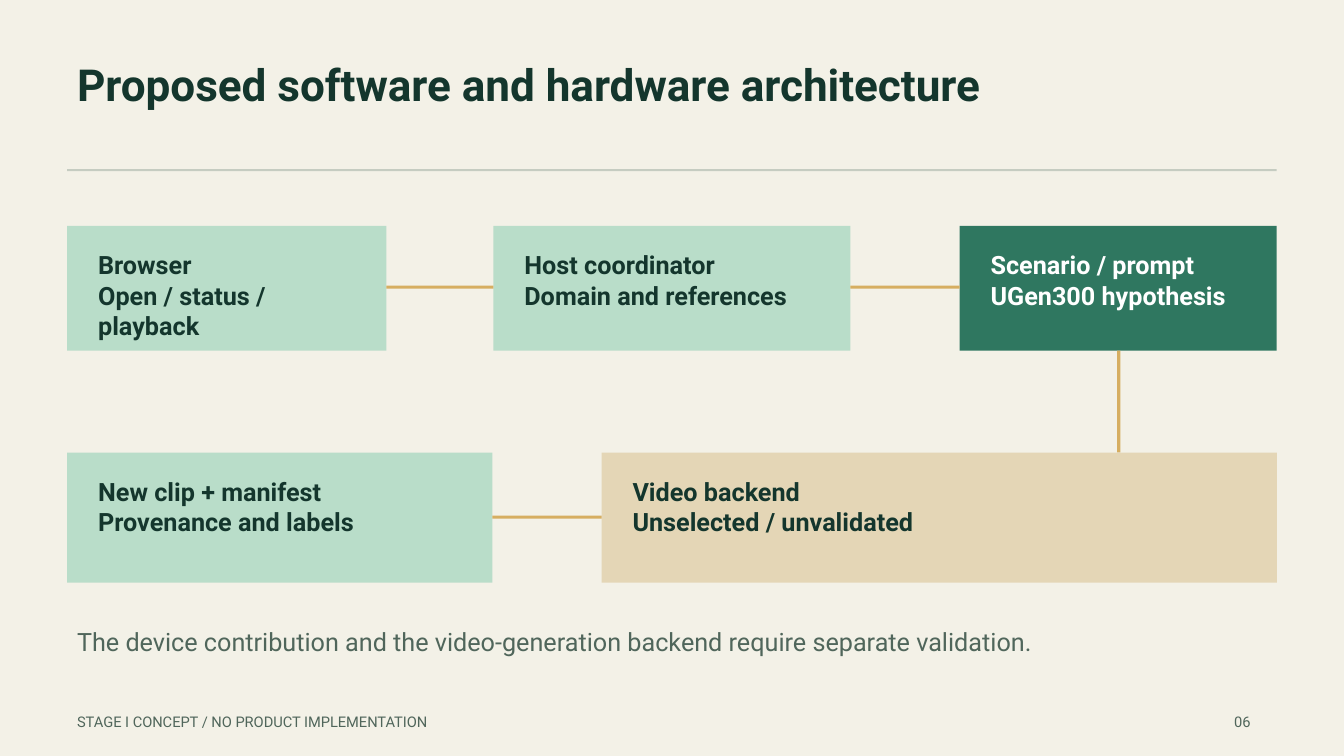
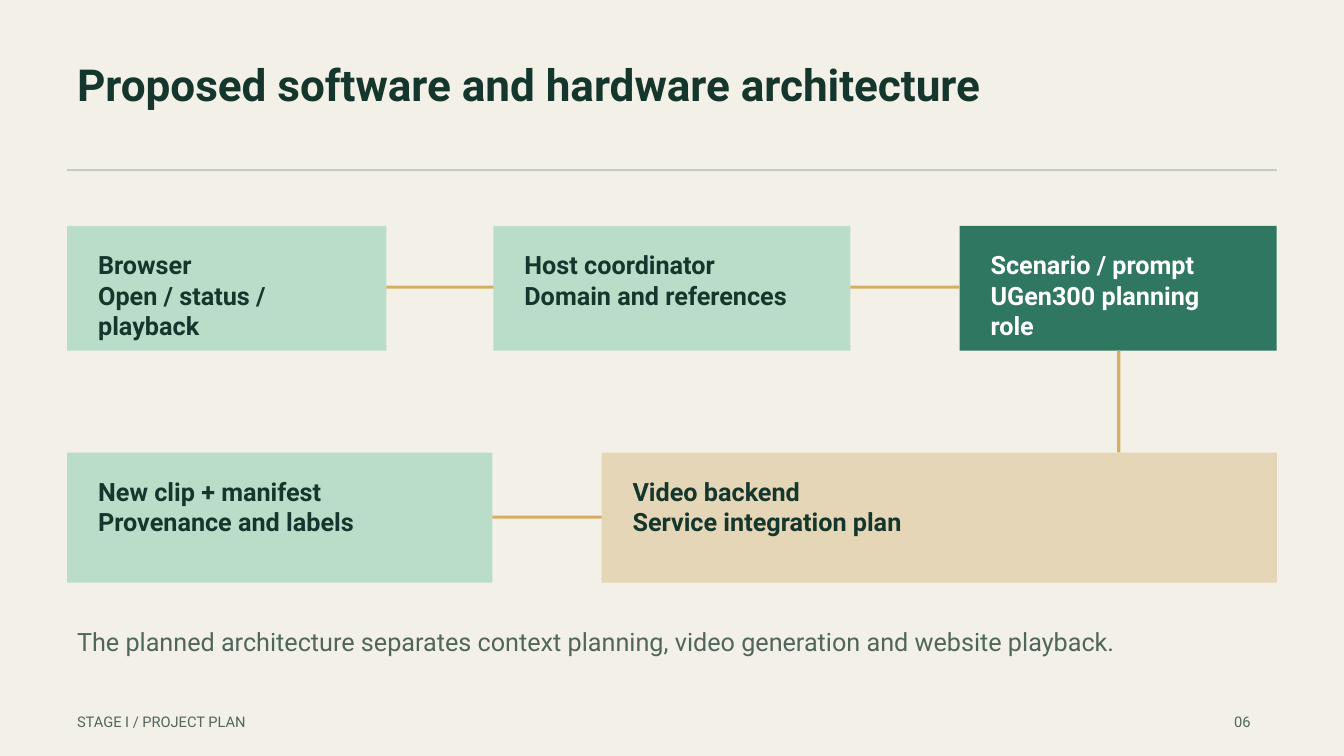
Before and after one commit to mkhsu2002/OnDemand-World-Observatory, a slide deck: slide 6 of deliverables/OnDemand-World-Observatory-Proposal.pptx. Drawn at 1344x756 pixels with LibreOffice and Linux fonts; fonts in the diff are those of the drawing. Boxes give left, top, right and bottom in pixels: in the first picture for what was removed or moved away, otherwise in the second. Text is boxed around its words. In the diff, an @@ line names an element or a change of style, - is before the commit and + after.

Commit message:
Align proposal materials with public website observation plan

```diff
--- a/deliverables/OnDemand-World-Observatory-Proposal.pptx
+++ b/deliverables/OnDemand-World-Observatory-Proposal.pptx
@@ text at [991,286,1200,336]: text changed @@
-UGen300 hypothesis
+UGen300 planning role
@@ text at [633,512,901,537]: text changed @@
-Unselected / unvalidated
+Service integration plan
@@ text at [77,632,1114,657]: text changed @@
-The device contribution and the video-generation backend require separate validation.
+The planned architecture separates context planning, video generation and website playback.
@@ text at [77,716,245,727]: text changed @@
-STAGE I CONCEPT / NO PRODUCT IMPLEMENTATION
+STAGE I / PROJECT PLAN
```
Also in this commit, not shown: 12 other slides changed, 1 slide added, 1 slide removed, 16 other files.
